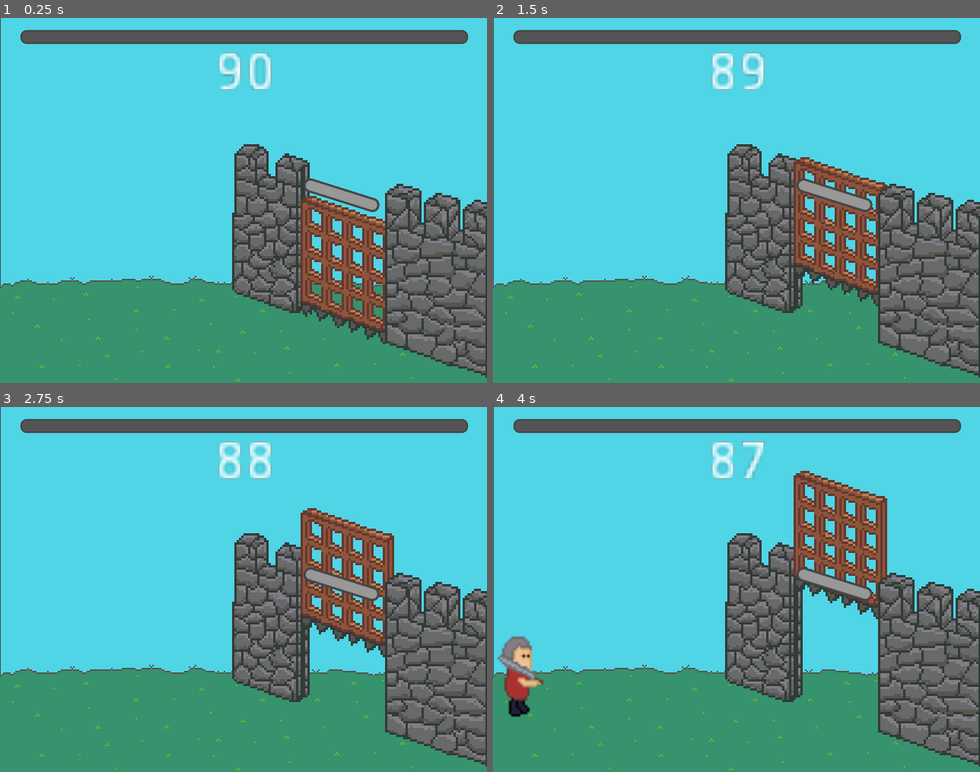
Above: before the commit, frames 1-4 (two rows, left to right).
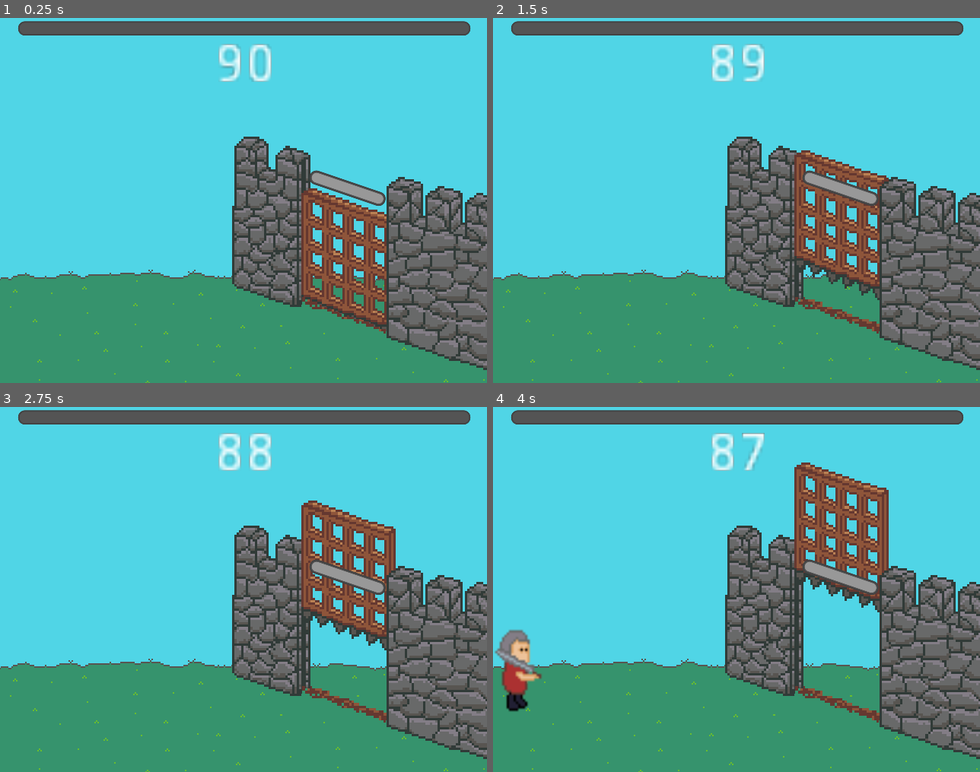
Above: after the commit, the same moments.

Repository: dudezord/01-portcullis
Game: Godot game, scene res://Game.tscn
Same seed, same stepped clock (60 frames per second), same inputs: the game is played once before the commit and once after it.
Inputs:
- Up to frame 1 (0.25 s): no input
- Up to frame 2 (1.5 s): tap Enter (ui_accept) at 0.5, 0.77 s; hold Right 0.53-1.28 s; hold Tab 0.53-1.28 s; hold Left from 1.28 s (still down); tap 0 at 1.35 s
- Up to frame 3 (2.75 s): tap Enter (ui_accept) at 1.52 s; release Left at 2.03 s; hold Right from 2.03 s (still down); hold Tab from 2.03 s (still down)
- Up to frame 4 (4 s): release Tab at 2.78 s; tap 0 at 2.85 s; tap Enter (ui_accept) at 3.02, 3.77 s; release Right at 3.53 s; hold Left from 3.53 s (still down); hold Tab from 3.53 s (still down)

The runs differ from the first frame. In frame 1, 22% of the frame differs, in the area x 0-100%, y 0-100%; in frame 2, 22%; in frame 3, 23%; in frame 4, 24%.

Commit message:
Particle effects when the Gate closes

Diff:
--- a/Game.gd
+++ b/Game.gd
@@ -32,6 +32,7 @@
 	EventBus.connect("mob_attacked", self, "_on_Mob_attacked")
 	EventBus.connect("mob_despawned", self, "_on_Mob_despawned")
 	EventBus.connect("gate_destroyed", self, "_on_Gate_destroyed")
+	EventBus.connect("gate_closed", self, "_on_Gate_closed")
 
 func _process(delta):
 	_delta = delta
@@ -90,3 +91,6 @@
 
 func _on_Timer_timeout():
 	get_tree().paused = true
+
+func _on_Gate_closed():
+	$CPUParticles2D.emitting = true
--- a/Game.tscn
+++ b/Game.tscn
@@ -11,6 +11,8 @@
 [ext_resource path="res://assets/grass.png" type="Texture" id=9]
 [ext_resource path="res://assets/gate_fg.png" type="Texture" id=10]
 [ext_resource path="res://assets/gate_bg.png" type="Texture" id=11]
+[ext_resource path="res://assets/hole_fg.png" type="Texture" id=12]
+[ext_resource path="res://assets/hole_bg.png" type="Texture" id=13]
 
 [sub_resource type="StyleBoxFlat" id=2]
 corner_radius_top_left = 10
@@ -67,9 +69,20 @@
 expand_margin_top = 4.0
 expand_margin_bottom = 4.0
 
+[sub_resource type="Curve" id=6]
+max_value = 4.0
+_data = [ Vector2( 0, 1.56364 ), 0.0, -1.56364, 0, 1, Vector2( 1, 0 ), -1.56364, 0.0, 1, 0 ]
+
 [node name="Node2D" type="Node2D"]
-position = Vector2( 1, 0 )
+position = Vector2( -74, -20 )
 script = ExtResource( 5 )
+
+[node name="Camera2D" type="Camera2D" parent="."]
+position = Vector2( 319, 249 )
+scale = Vector2( 1.29409, 0.986496 )
+current = true
+zoom = Vector2( 0.99, 0.99 )
+limit_left = -10000087
 
 [node name="Background" type="ColorRect" parent="."]
 margin_right = 640.0
@@ -94,6 +107,11 @@
 texture = ExtResource( 9 )
 offset = Vector2( 320, -16 )
 
+[node name="HoleBg" type="Sprite" parent="."]
+position = Vector2( 440.4, 371.4 )
+scale = Vector2( 3.2, 3.2 )
+texture = ExtResource( 13 )
+
 [node name="GateBg" type="Sprite" parent="."]
 position = Vector2( 451, 310 )
 scale = Vector2( 3, 3 )
@@ -106,18 +124,26 @@
 scale = Vector2( 1.5, 1.5 )
 
 [node name="GateHealthBar" type="ProgressBar" parent="GateHolder"]
-margin_left = -44.0
-margin_top = -141.0
-margin_right = 51.0
-margin_bottom = -131.0
+margin_left = -37.0
+margin_top = -142.0
+margin_right = 58.0
+margin_bottom = -132.0
 grow_horizontal = 2
 grow_vertical = 2
-rect_rotation = 17.5177
+rect_rotation = 18.8309
 custom_styles/fg = SubResource( 2 )
 custom_styles/bg = SubResource( 3 )
 step = 1.0
 value = 100.0
 percent_visible = false
+__meta__ = {
+"_edit_use_anchors_": true
+}
+
+[node name="HoleFg" type="Sprite" parent="."]
+position = Vector2( 440.4, 371.4 )
+scale = Vector2( 3.2, 3.2 )
+texture = ExtResource( 12 )
 
 [node name="Despawner" type="Node2D" parent="."]
 position = Vector2( 735, 185 )
@@ -174,6 +200,28 @@
 scale = Vector2( 3, 3 )
 texture = ExtResource( 10 )
 
+[node name="CPUParticles2D" type="CPUParticles2D" parent="."]
+position = Vector2( 448, 406 )
+rotation = 3.48019
+emitting = false
+amount = 200
+lifetime = 1.5
+one_shot = true
+explosiveness = 1.0
+emission_shape = 2
+emission_rect_extents = Vector2( 60, 1 )
+direction = Vector2( 0.304, 0.961 )
+spread = 30.0
+gravity = Vector2( 0, 0 )
+initial_velocity = 40.0
+initial_velocity_random = 1.0
+scale_amount = 6.0
+scale_amount_random = 1.0
+scale_amount_curve = SubResource( 6 )
+color = Color( 0.380392, 0.333333, 0.305882, 1 )
+hue_variation = 0.05
+hue_variation_random = 1.0
+
 [connection signal="area_entered" from="Despawner/Area2D" to="Despawner" method="_on_Area2D_area_entered"]
 [connection signal="timeout" from="Spawner/Timer" to="Spawner" method="_on_Timer_timeout"]
 [connection signal="timeout" from="Label/Timer" to="." method="_on_Timer_timeout"]
--- a/autoload/EventBus.gd
+++ b/autoload/EventBus.gd
@@ -10,3 +10,4 @@
 
 signal gate_damaged
 signal gate_destroyed
+signal gate_closed
--- a/gate/Gate.gd
+++ b/gate/Gate.gd
@@ -55,6 +55,7 @@
 		"open_gate", "open_gate_fast", "open_gate_fastest":
 			status = Status.Opened
 		"close_gate":
+			EventBus.emit_signal("gate_closed")
 			status = Status.Closed
 
 
@@ -63,7 +64,8 @@
 	pass
 
 func _on_AreaStop_area_exited(area):
-	area.owner.emit_signal("move")
+	if area.owner:
+		area.owner.emit_signal("move")
 	pass
 
 func _on_AreaKill_area_entered(area):
--- a/mobs/villager/Villager.tscn
+++ b/mobs/villager/Villager.tscn
@@ -41,6 +41,7 @@
 position = Vector2( -2, -68 )
 scale = Vector2( 3, 3 )
 frames = SubResource( 7 )
+frame = 1
 playing = true
 
 [node name="AreaKill" type="Area2D" parent="."]
Not shown: 1 places in Game.tscn that only renumber resources
Binary file added: assets/hole_bg.png
Not shown, added: assets/hole_bg.png.import
Binary file added: assets/hole_fg.png
Not shown, added: assets/hole_fg.png.import
